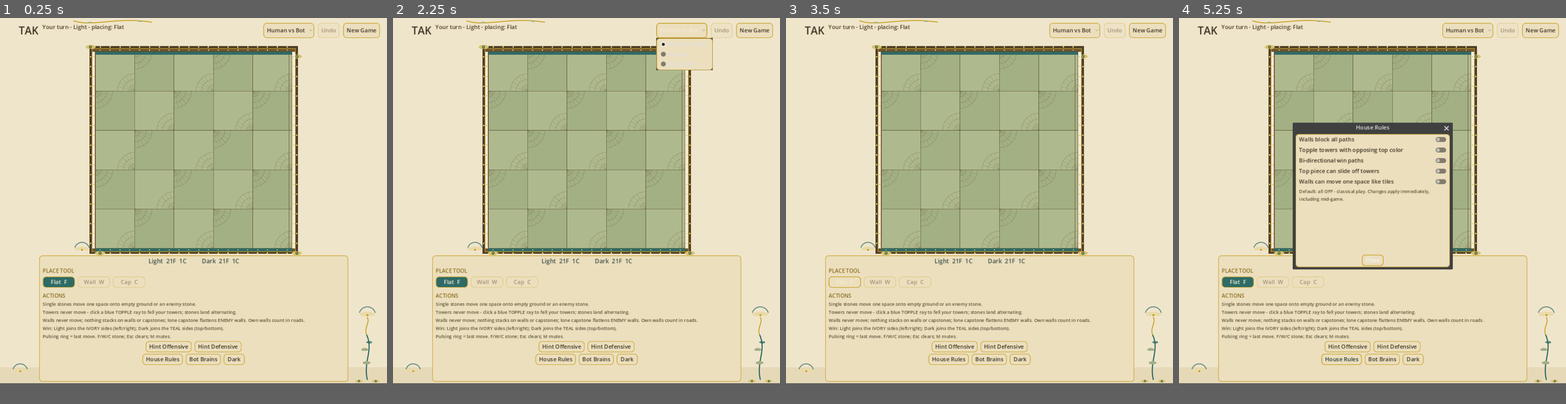
Above: before the commit, frames 1-4 (left to right).
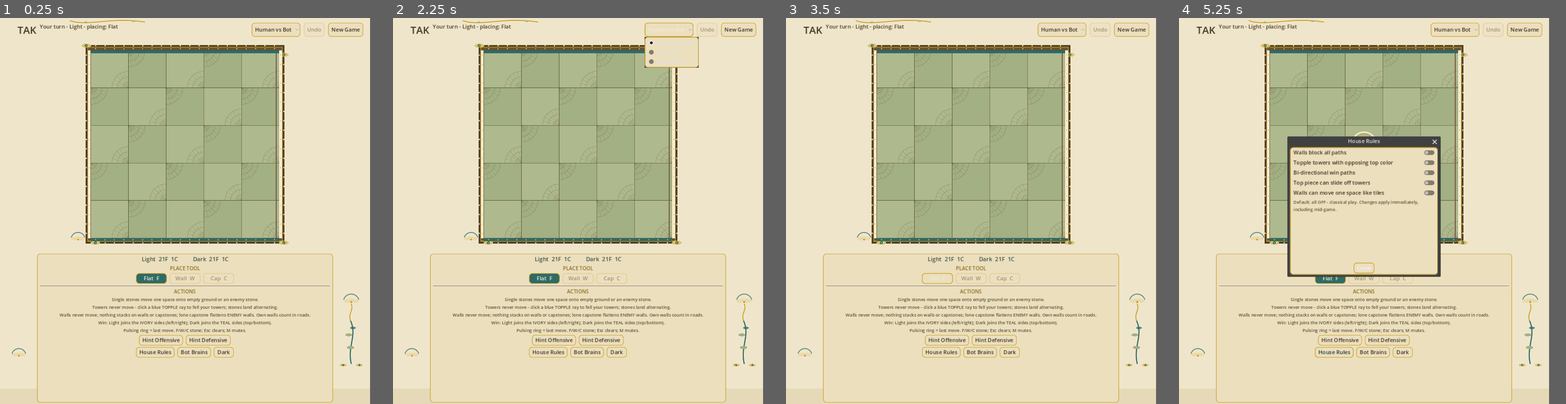
Above: after the commit, the same moments.

Repository: orbitmechanic/tak
Game: Godot game, scene res://scenes/Main.tscn
The game is run twice, just before and just after one commit, with the same random seed, the same clock (stepped at 60 frames per second) and the same inputs.
Inputs:
- Up to frame 1 (0.25 s): no input
- Up to frame 2 (2.25 s): click "New Game" at 0.5 s; click "New Game" at 1.25 s; click "Human vs Bot" at 2 s
- Up to frame 3 (3.5 s): click "Flat F" at 2.75 s
- Up to frame 4 (5.25 s): click "Hint Offensive" at 3.5 s; click "Hint Defensive" at 4.25 s; click "House Rules" at 5 s
In our replay, the window is 800x756 before the commit and 765x799 after it. These sizes can differ from the game's own. Grey fills any space a smaller window leaves; there, only what the larger window draws over its background counts as a difference.

The runs differ from the first frame. In frame 1, 14% of the frame differs, in the area x 3-99%, y 0-100%; in frame 2, 14%; in frame 3, 14%; in frame 4, 18%.

Commit message:
Board/panel breathing room (panel starts at y702, design height 1150); every panel row centered - reserves, place tool, separator, actions help, hint row, manage row, house-rule notes and courtly line

Diff:
--- a/project.godot
+++ b/project.godot
@@ -6,7 +6,7 @@
 
 [display]
 window/size/viewport_width=1100
-window/size/viewport_height=1040
+window/size/viewport_height=1150
 window/size/window_width_override=900
 window/size/window_height_override=900
 window/stretch/mode="canvas_items"
--- a/scripts/main.gd
+++ b/scripts/main.gd
@@ -172,10 +172,13 @@
 	theme.set_color("font_color", "CourtLabel", TEXT_HEADING)
 	return theme
 
-func _mk_label(text: String, variation: String, expand: bool = false) -> Label:
+func _mk_label(text: String, variation: String, expand: bool = false, center: bool = false) -> Label:
 	var label := Label.new()
 	label.text = text
 	label.theme_type_variation = StringName(variation)
+	if center:
+		label.horizontal_alignment = HORIZONTAL_ALIGNMENT_CENTER
+		label.size_flags_horizontal = Control.SIZE_SHRINK_CENTER
 	if expand:
 		label.autowrap_mode = TextServer.AUTOWRAP_WORD_SMART
 		label.size_flags_horizontal = Control.SIZE_EXPAND_FILL
@@ -222,9 +225,9 @@
 	var panel := PanelContainer.new()
 	panel.theme = app_theme
 	panel.offset_left = 110.0
-	panel.offset_top = 676.0
+	panel.offset_top = 702.0
 	panel.offset_right = 990.0
-	panel.offset_bottom = 1036.0
+	panel.offset_bottom = 1146.0
 	ui_layer.add_child(panel)
 	theme_targets = [margin, panel]
 	var vbox := VBoxContainer.new()
@@ -233,16 +236,11 @@
 	reserve_label = _mk_label("", "ReserveLabel")
 	reserve_label.horizontal_alignment = HORIZONTAL_ALIGNMENT_CENTER
 	vbox.add_child(reserve_label)
-	var mid := HBoxContainer.new()
-	mid.add_theme_constant_override("separation", 40)
-	vbox.add_child(mid)
-	var tool_col := VBoxContainer.new()
-	tool_col.add_theme_constant_override("separation", 6)
-	mid.add_child(tool_col)
-	tool_col.add_child(_mk_label("PLACE TOOL", "HeadingLabel"))
+	vbox.add_child(_mk_label("PLACE TOOL", "HeadingLabel", false, true))
 	var tool_row := HBoxContainer.new()
 	tool_row.add_theme_constant_override("separation", 8)
-	tool_col.add_child(tool_row)
+	tool_row.alignment = BoxContainer.ALIGNMENT_CENTER
+	vbox.add_child(tool_row)
 	var tool_labels: Array[String] = ["Flat  F", "Wall  W", "Cap  C"]
 	for type: int in range(3):
 		var button := _mk_button(tool_labels[type])
@@ -252,29 +250,17 @@
 		button.pressed.connect(_on_tool_pressed.bind(type))
 		tool_row.add_child(button)
 		tool_buttons.append(button)
-	var house_col := VBoxContainer.new()
-	house_col.add_theme_constant_override("separation", 6)
-	house_col.size_flags_horizontal = Control.SIZE_EXPAND_FILL
-	house_col.size_flags_vertical = Control.SIZE_SHRINK_BEGIN
-	mid.add_child(house_col)
-	house_list_label = _mk_label("", "HeadingLabel", true)
-	house_col.add_child(house_list_label)
-	house_note_label = _mk_label("Rules marked * are house rules (House Rules button).", "HelpLabel", true)
-	house_note_label.visible = false
-	house_col.add_child(house_note_label)
-	court_label = _mk_label("", "CourtLabel", true)
-	house_col.add_child(court_label)
 	var separator := HSeparator.new()
 	vbox.add_child(separator)
-	vbox.add_child(_mk_label("ACTIONS", "HeadingLabel"))
-	move_label = _mk_label("", "HelpLabel", true)
-	topple_label = _mk_label("", "HelpLabel", true)
-	wall_label = _mk_label("", "HelpLabel", true)
-	win_label = _mk_label("", "HelpLabel", true)
+	vbox.add_child(_mk_label("ACTIONS", "HeadingLabel", false, true))
+	move_label = _mk_label("", "HelpLabel", true, true)
+	topple_label = _mk_label("", "HelpLabel", true, true)
+	wall_label = _mk_label("", "HelpLabel", true, true)
+	win_label = _mk_label("", "HelpLabel", true, true)
 	for label: Label in [move_label, topple_label, wall_label, win_label]:
 		label.custom_minimum_size = Vector2(840, 0)
 		vbox.add_child(label)
-	vbox.add_child(_mk_label("Pulsing ring = last move. F/W/C stone; Esc clears; M mutes.", "HelpLabel", true))
+	vbox.add_child(_mk_label("Pulsing ring = last move. F/W/C stone; Esc clears; M mutes.", "HelpLabel", true, true))
 	var hint_row := HBoxContainer.new()
 	hint_row.add_theme_constant_override("separation", 8)
 	hint_row.alignment = BoxContainer.ALIGNMENT_CENTER
@@ -303,6 +289,13 @@
 	dark_button.custom_minimum_size = Vector2(60, 32)
 	dark_button.pressed.connect(_toggle_dark)
 	bottom_row.add_child(dark_button)
+	house_list_label = _mk_label("", "HeadingLabel", true, true)
+	vbox.add_child(house_list_label)
+	house_note_label = _mk_label("Rules marked * are house rules (House Rules button).", "HelpLabel", true, true)
+	house_note_label.visible = false
+	vbox.add_child(house_note_label)
+	court_label = _mk_label("", "CourtLabel", true, true)
+	vbox.add_child(court_label)
 	_build_rule_dialog()
 	_build_brain_dialog()
 
